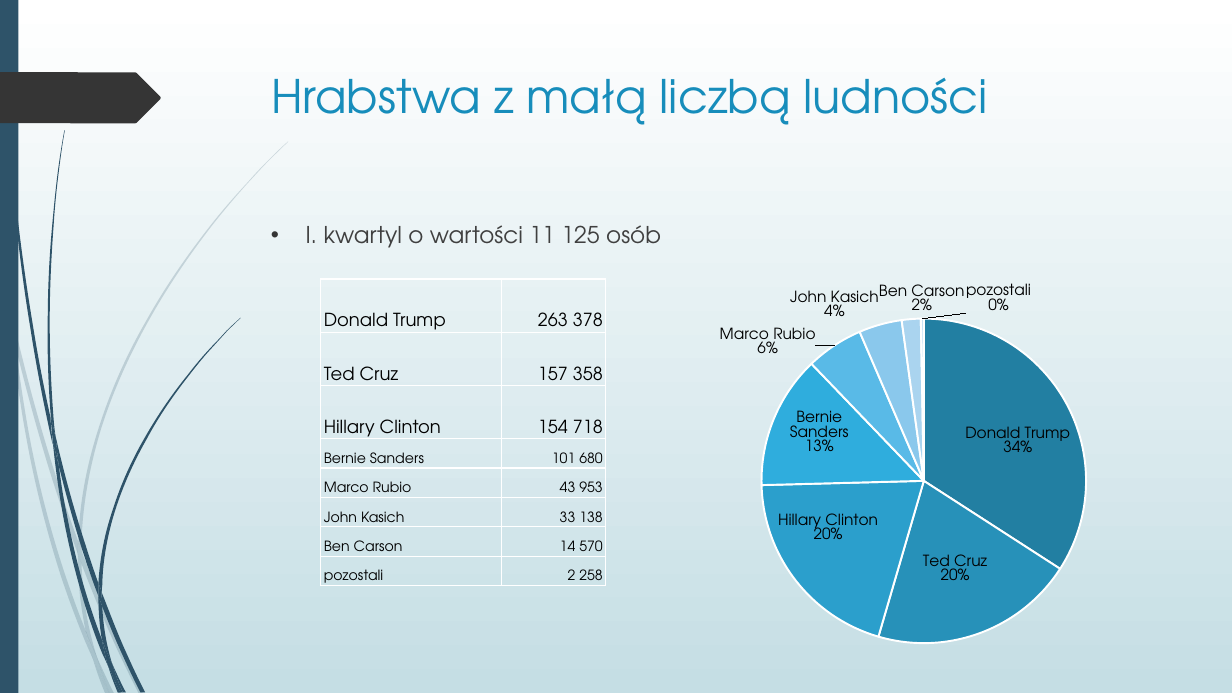
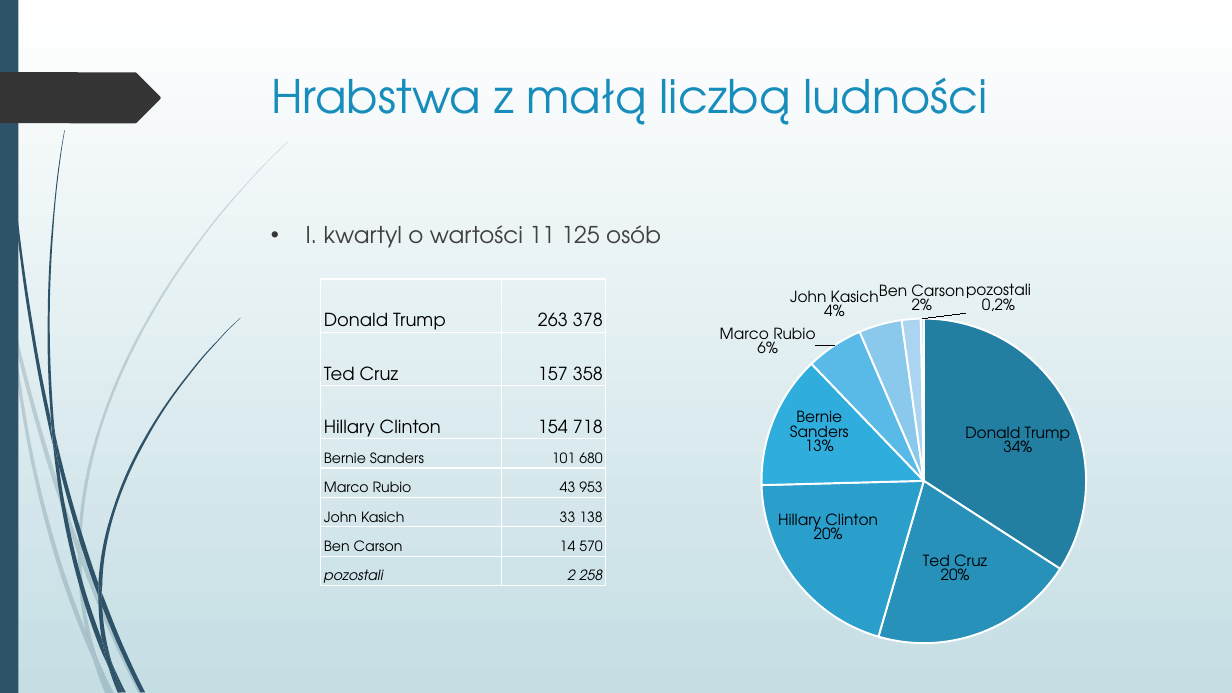
Before and after one commit to infoshareacademy/jdszr5-paradoma, a slide deck: slide 3 of projekt-sql.pptx. Drawn at 1232x693 pixels with LibreOffice and Linux fonts; fonts in the diff are those of the drawing. Boxes give left, top, right and bottom in pixels: in the first picture for what was removed or moved away, otherwise in the second. Text is boxed around its words. In the diff, an @@ line names an element or a change of style, - is before the commit and + after.

Commit message:
Update 8/10/2021

```diff
--- a/projekt-sql.pptx
+++ b/projekt-sql.pptx
@@ table at box(321, 279, 605, 590) @@
@@ italic on in "pozostali", "2 258" @@
@@ pie chart at box(665, 272, 1223, 685) @@
@@ data labels of Series 1 changed @@
```
Also in this commit, not shown: 2 other slides changed, 9 slides added, 1 slide removed.
